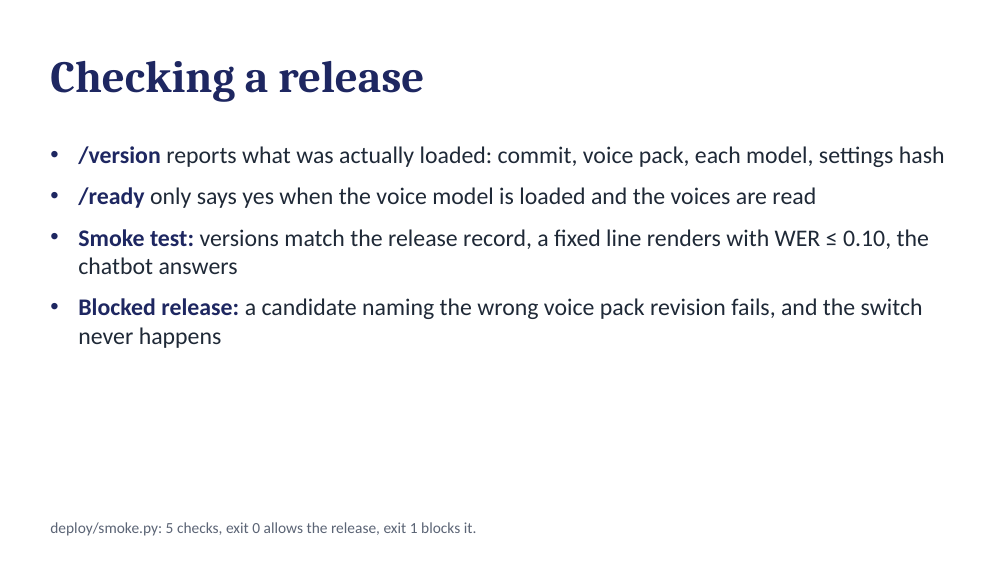
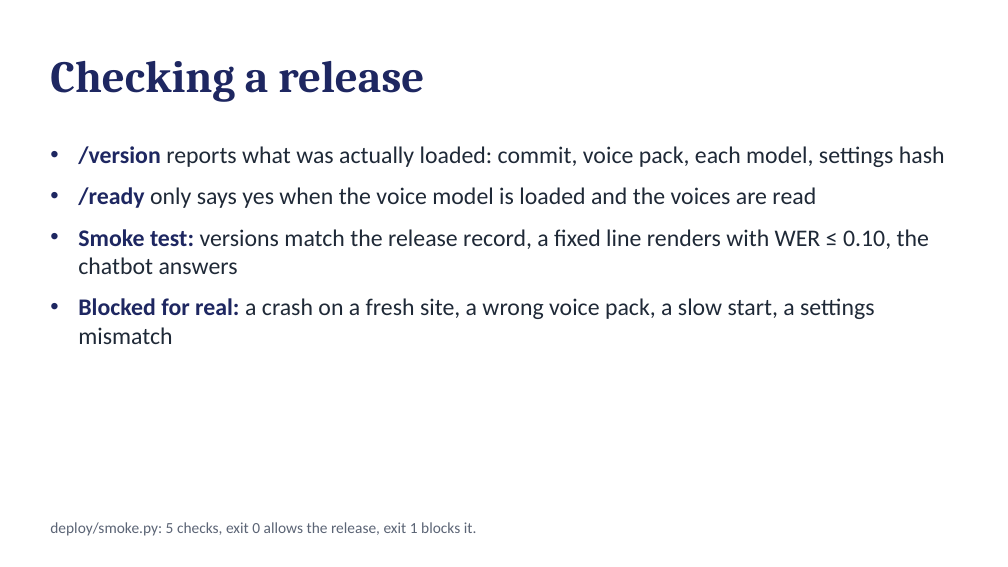
Before and after one commit to Ahmed-Sadeq-Hussein/Dramatizer, a slide deck: slide 8 of reports/milestone4/Dramatizer_Milestone_4.pptx. Drawn at 1008x567 pixels with LibreOffice and Linux fonts; fonts in the diff are those of the drawing. Boxes give left, top, right and bottom in pixels: in the first picture for what was removed or moved away, otherwise in the second. Text is boxed around its words. In the diff, an @@ line names an element or a change of style, - is before the commit and + after.

```diff
--- a/reports/milestone4/Dramatizer_Milestone_4.pptx
+++ b/reports/milestone4/Dramatizer_Milestone_4.pptx
@@ text at (78,298,875,344): text changed @@
-• Blocked release: a candidate naming the wrong voice pack revision fails, and the switch never happens
+• Blocked for real: a crash on a fresh site, a wrong voice pack, a slow start, a settings mismatch
```
Also in this commit, not shown: 7 other slides changed, 1 slide added, 58 other files.
